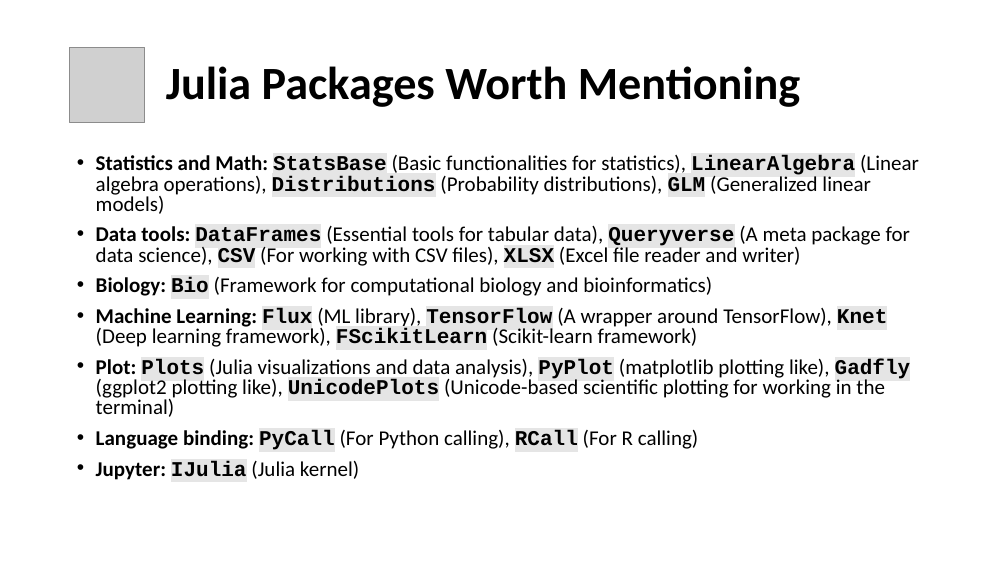
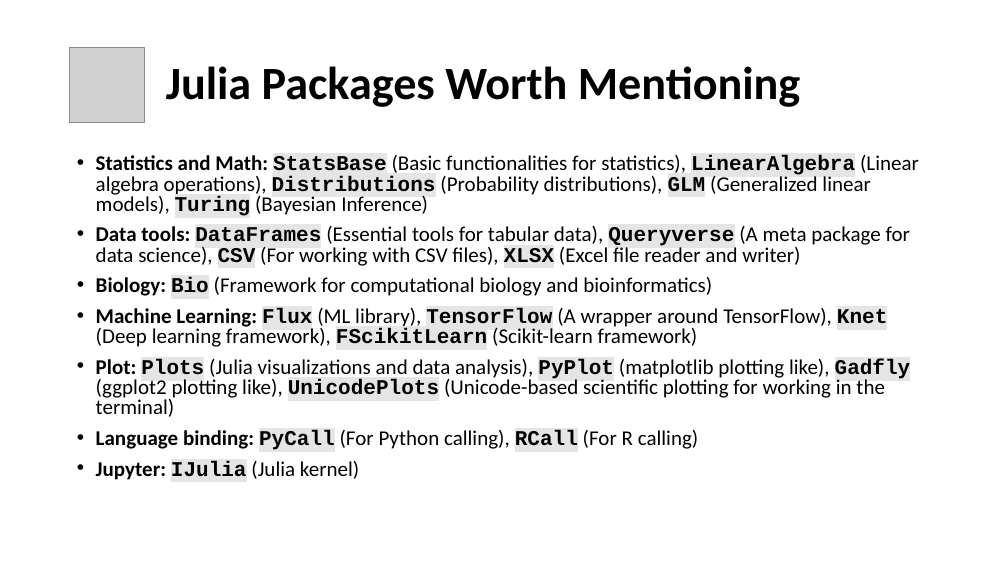
Before and after one commit to senresearch/julia-intro-docs, a slide deck: slide 10 of notebooks/KeyfeaturesOverview2021.pptx. Drawn at 1008x567 pixels with LibreOffice and Linux fonts; fonts in the diff are those of the drawing; grey boxes stand for pictures. Boxes give left, top, right and bottom in pixels: in the first picture for what was removed or moved away, otherwise in the second. Text is boxed around its words. In the diff, an @@ line names an element or a change of style, - is before the commit and + after.

```diff
--- a/notebooks/KeyfeaturesOverview2021.pptx
+++ b/notebooks/KeyfeaturesOverview2021.pptx
@@ text at (x1=96, y1=155, x2=919, y2=216): text changed @@
-• Statistics and Math: StatsBase (Basic functionalities for statistics), LinearAlgebra (Linear algebra operations), Distributions (Probability distributions), GLM (Generalized linear models)
+• Statistics and Math: StatsBase (Basic functionalities for statistics), LinearAlgebra (Linear algebra operations), Distributions (Probability distributions), GLM (Generalized linear models), Turing (Bayesian Inference)
```
Also in this commit, not shown: 2 other slides changed, 2 slides added, 1 slide removed, 5 other files.
